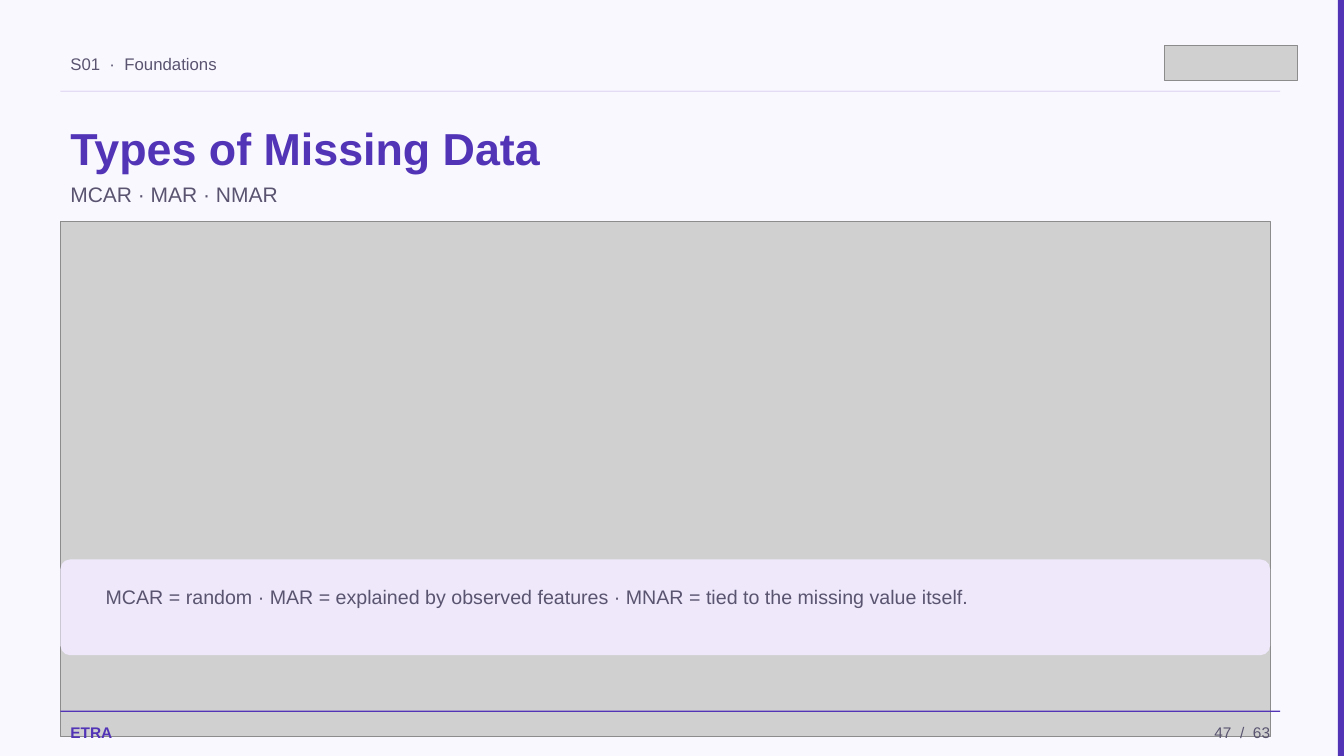
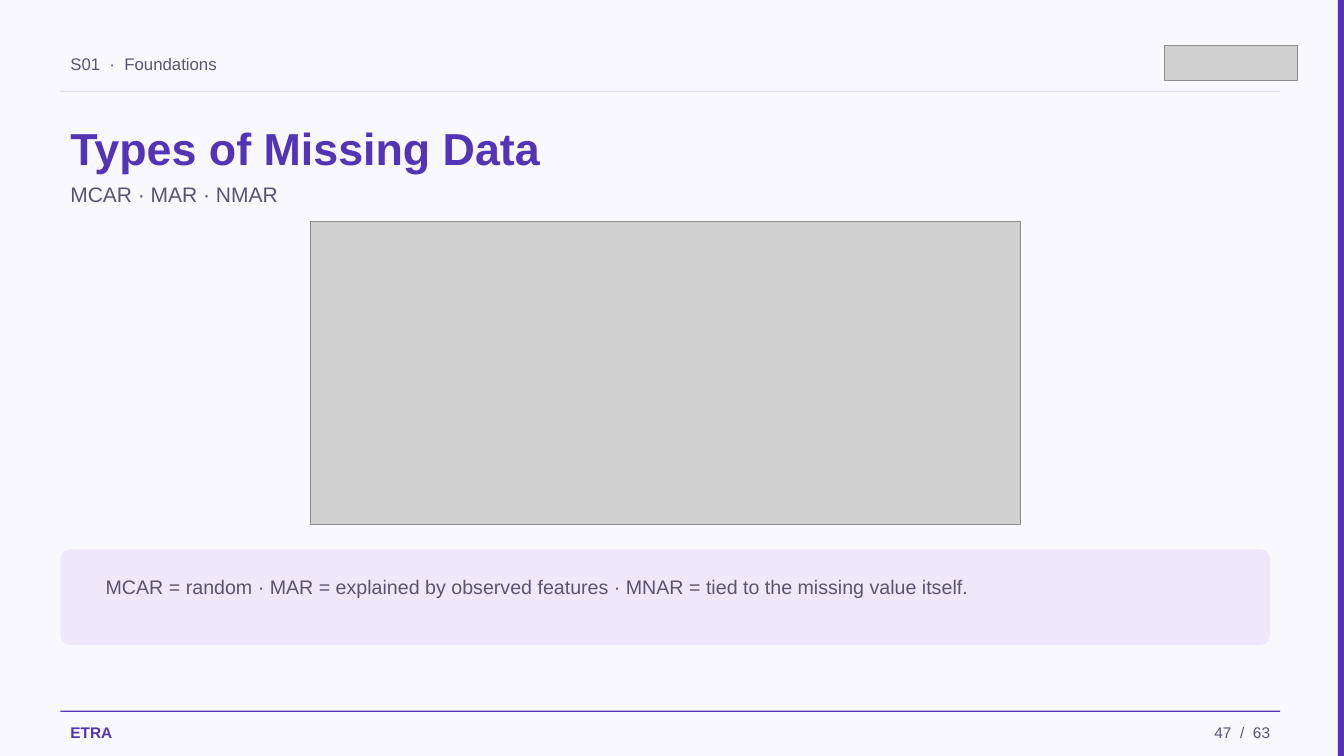
Before and after one commit to iksasa15/AI-ML, a slide deck: slide 47 of web-presentation/pdf-exports/Week1-Session1-Foundations.pptx. Drawn at 1344x756 pixels with LibreOffice and Linux fonts; fonts in the diff are those of the drawing; grey boxes stand for pictures. Boxes give left, top, right and bottom in pixels: in the first picture for what was removed or moved away, otherwise in the second. Text is boxed around its words. In the diff, an @@ line names an element or a change of style, - is before the commit and + after.

```diff
--- a/web-presentation/pdf-exports/Week1-Session1-Foundations.pptx
+++ b/web-presentation/pdf-exports/Week1-Session1-Foundations.pptx
@@ picture: place and size @@
-picture at bbox=[60, 222, 1270, 737]
+picture at bbox=[311, 222, 1020, 524]
@@ rounded rectangle: place and size @@
-rounded rectangle at bbox=[60, 560, 1270, 655]
+rounded rectangle at bbox=[60, 549, 1270, 645]
@@ text "MCAR = random · MAR ...": place and size @@
-text "MCAR = random · MAR ..." at bbox=[106, 590, 968, 608]
+text "MCAR = random · MAR ..." at bbox=[106, 580, 968, 598]
```
Also in this commit, not shown: 12 other slides changed, 2 other files.
